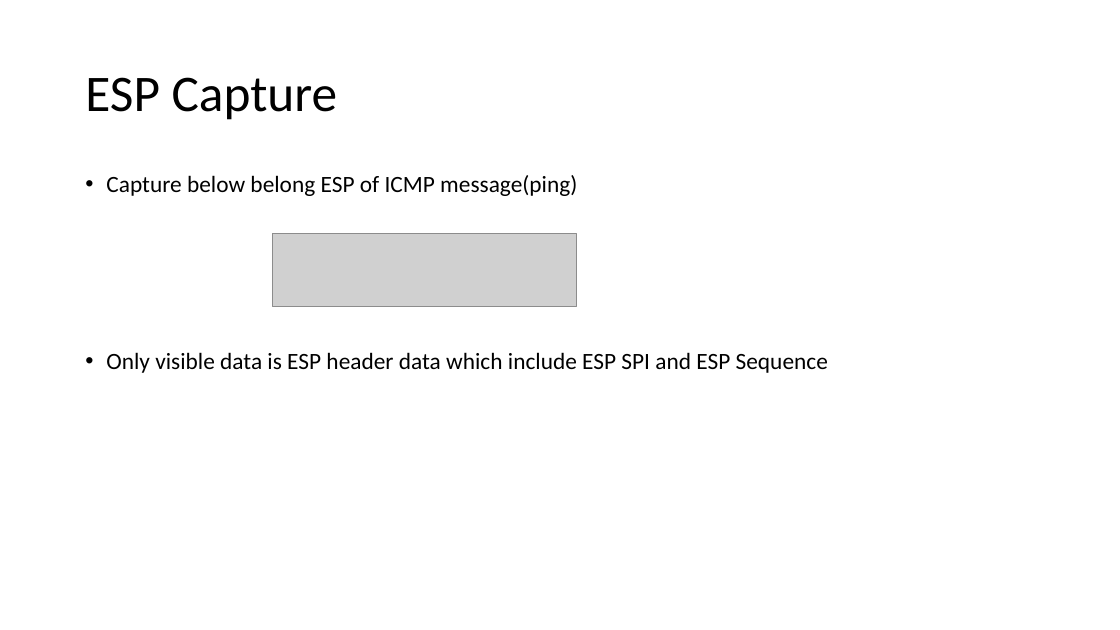
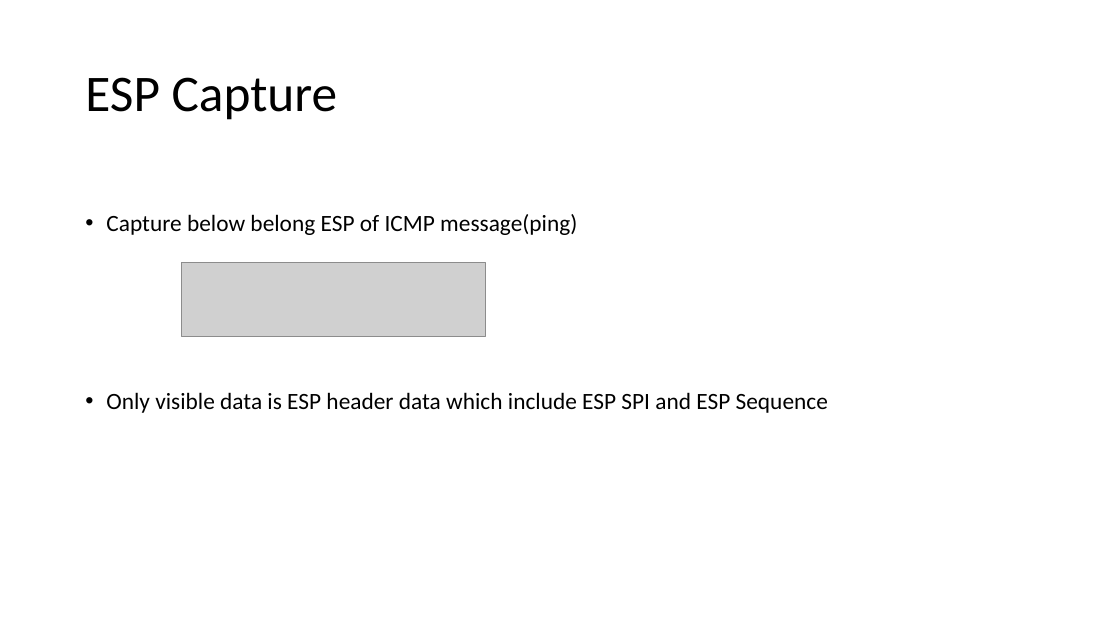
Before and after one commit to keskinadem/NetworkCryptology, a slide deck: slide 9 of Network/IKEV2.pptx. Drawn at 1120x630 pixels with LibreOffice and Linux fonts; fonts in the diff are those of the drawing; grey boxes stand for pictures. Boxes give left, top, right and bottom in pixels: in the first picture for what was removed or moved away, otherwise in the second. Text is boxed around its words. In the diff, an @@ line names an element or a change of style, - is before the commit and + after.

```diff
--- a/Network/IKEV2.pptx
+++ b/Network/IKEV2.pptx
@@ text "Capture below belong ESP of ...": place and size @@
-text "Capture below belong ESP of ..." at (106, 175, 828, 373)
+text "Capture below belong ESP of ..." at (106, 214, 828, 413)
@@ picture: place and size @@
-picture at (272, 234, 576, 308)
+picture at (181, 263, 485, 337)
```
Also in this commit, not shown: 2 other slides changed, 4 slides added, 1 slide removed, 5 other files.
